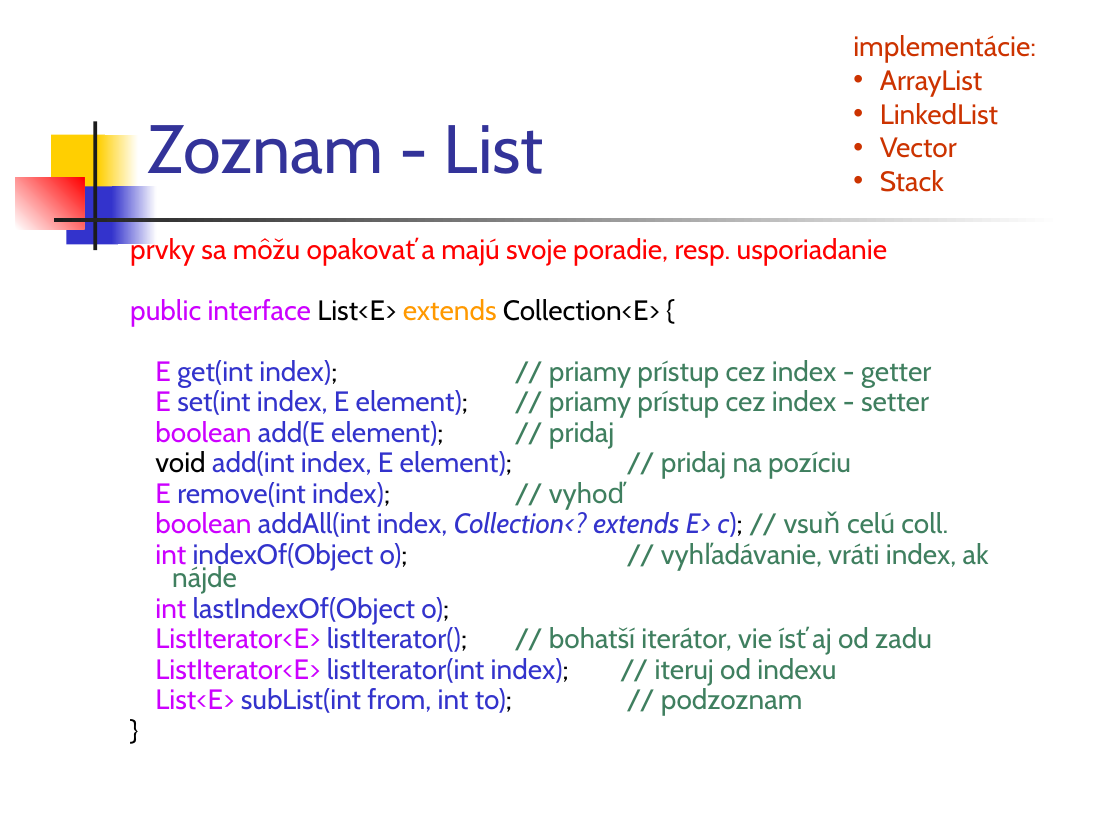
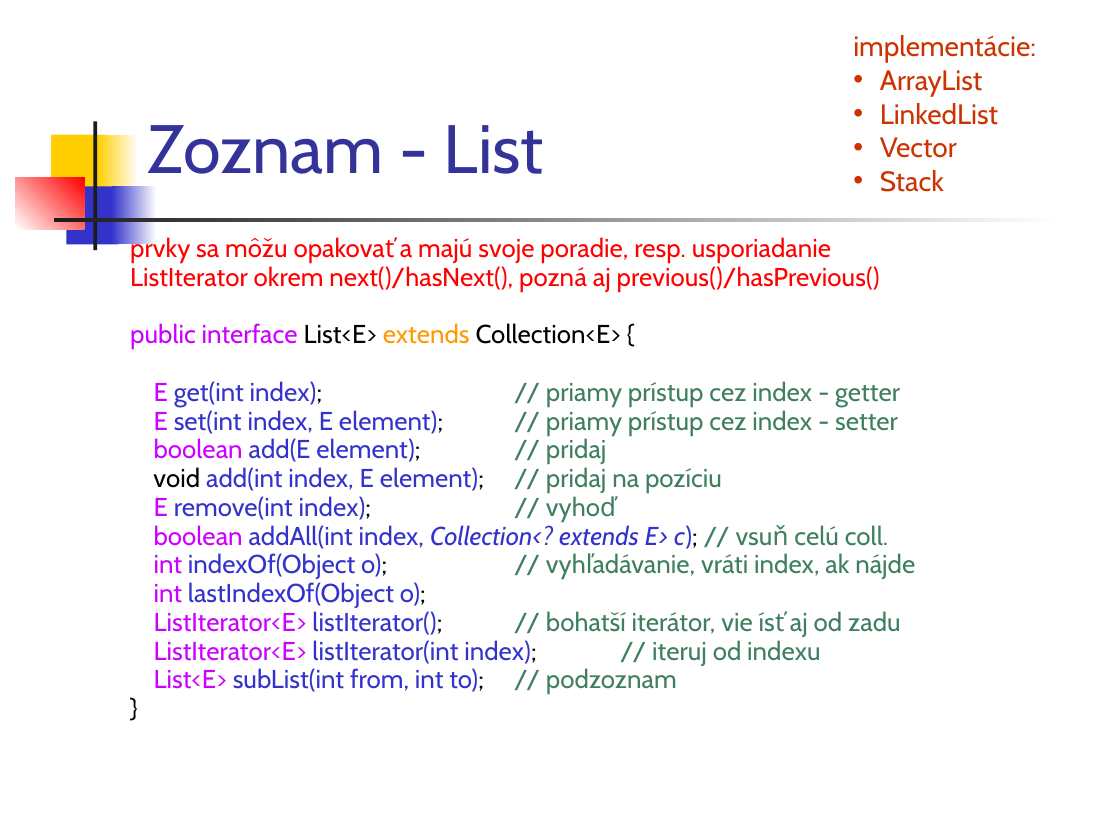
Before and after one commit to Programovanie4/Prednasky, a slide deck: slide 14 of 06/06_java.ppt (slide 15 before the commit). Drawn at 1120x840 pixels with LibreOffice and Linux fonts; fonts in the diff are those of the drawing. Boxes give left, top, right and bottom in pixels: in the first picture for what was removed or moved away, otherwise in the second. Text is boxed around its words. In the diff, an @@ line names an element or a change of style, - is before the commit and + after.

```diff
--- a/06/06_java.ppt
+++ b/06/06_java.ppt
@@ text at bbox=[130, 236, 915, 694]: size 18 to 16.6 pt @@
@@ text at bbox=[130, 266, 880, 292]: paragraph added @@
+ListIterator okrem next()/hasNext(), pozná aj previous()/hasPrevious()
```
Also in this commit, not shown: 9 other slides changed, 6 slides added, 6 slides removed, 3 other files.
